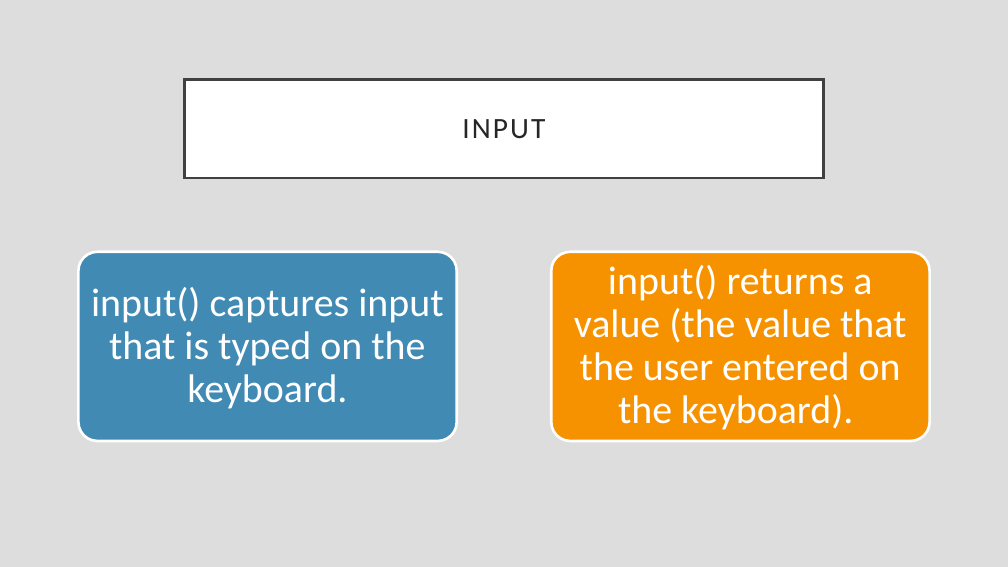
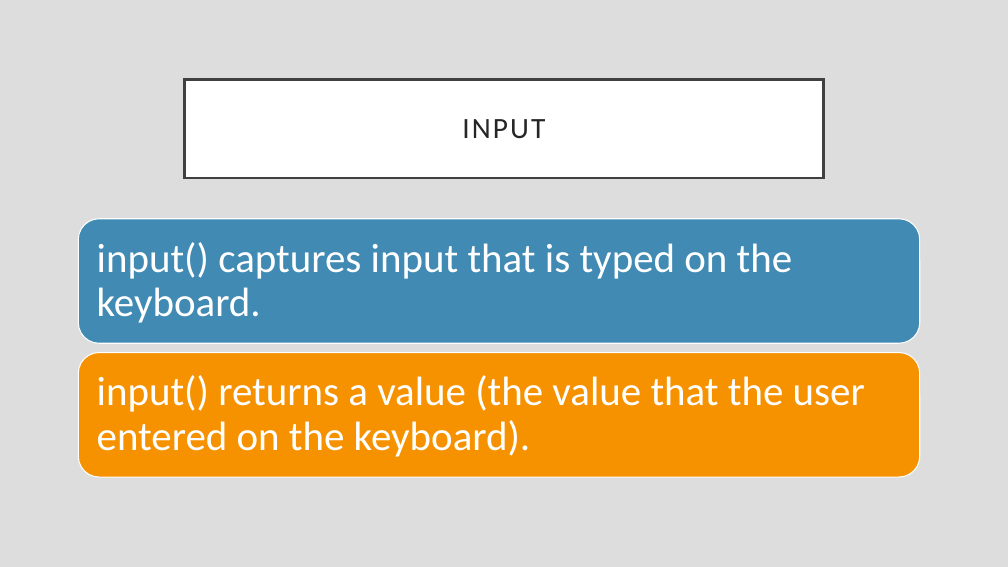
Before and after one commit to rsera/Junior-Knights, a slide deck: slide 39 of Python Day 1 IO.pptx (slide 25 before the commit). Drawn at 1008x567 pixels with LibreOffice and Linux fonts; fonts in the diff are those of the drawing. Boxes give left, top, right and bottom in pixels: in the first picture for what was removed or moved away, otherwise in the second. Text is boxed around its words. In the diff, an @@ line names an element or a change of style, - is before the commit and + after.

```diff
--- a/Python Day 1 IO.pptx
+++ b/Python Day 1 IO.pptx
@@ rounded rectangle added at (79,219,920,343), fill #418AB3, outline #FFFFFF 1 pt @@
@@ text "input() captures input that is ...": place and size @@
-text "input() captures input that is ..." at (91,287,443,409)
+text "input() captures input that is ..." at (97,242,793,323)
@@ text "input() captures input that is ..." at (97,242,793,323): size 38 to 39 pt; alignment centre to left @@
@@ rounded rectangle removed at (79,252,457,441) @@
@@ rounded rectangle removed at (551,252,929,441) @@
@@ rounded rectangle added at (79,352,920,477), fill #F69200, outline #FFFFFF 1 pt @@
@@ text "input() returns a value (the ..." at (97,375,865,457): size 38 to 39 pt; alignment centre to left @@
@@ text "input() returns a value (the ...": place and size @@
-text "input() returns a value (the ..." at (574,265,906,430)
+text "input() returns a value (the ..." at (97,375,865,457)
```
Also in this commit, not shown: 12 other slides changed, 14 slides added.
